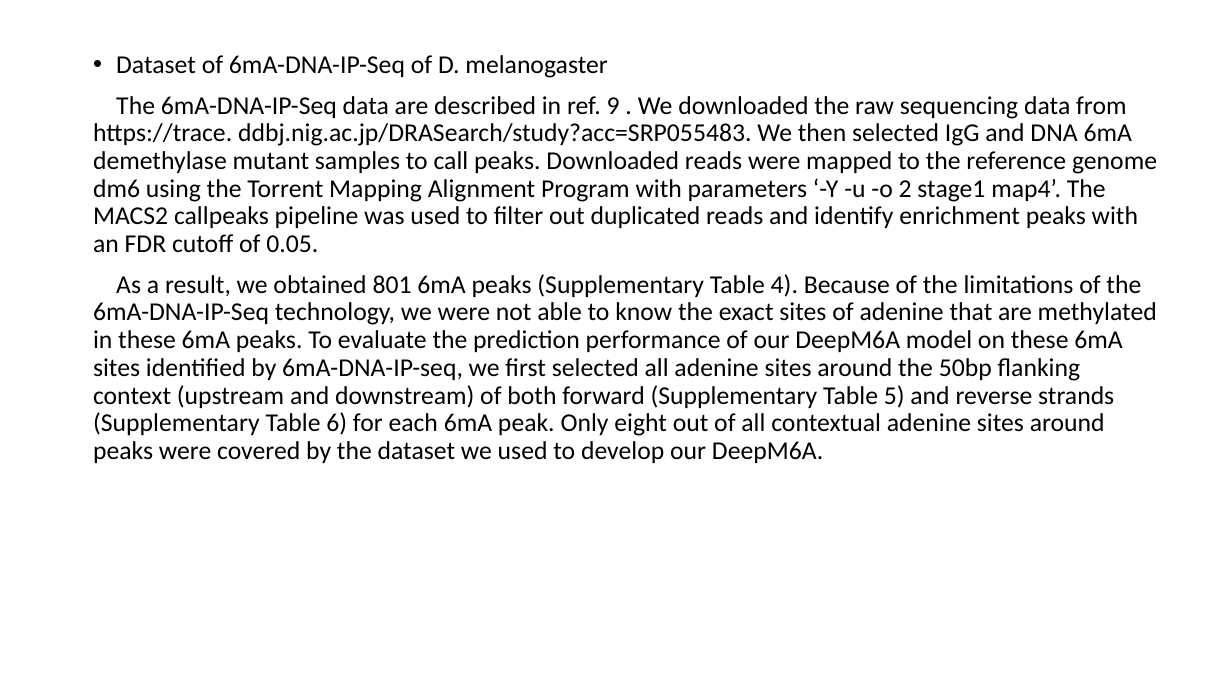
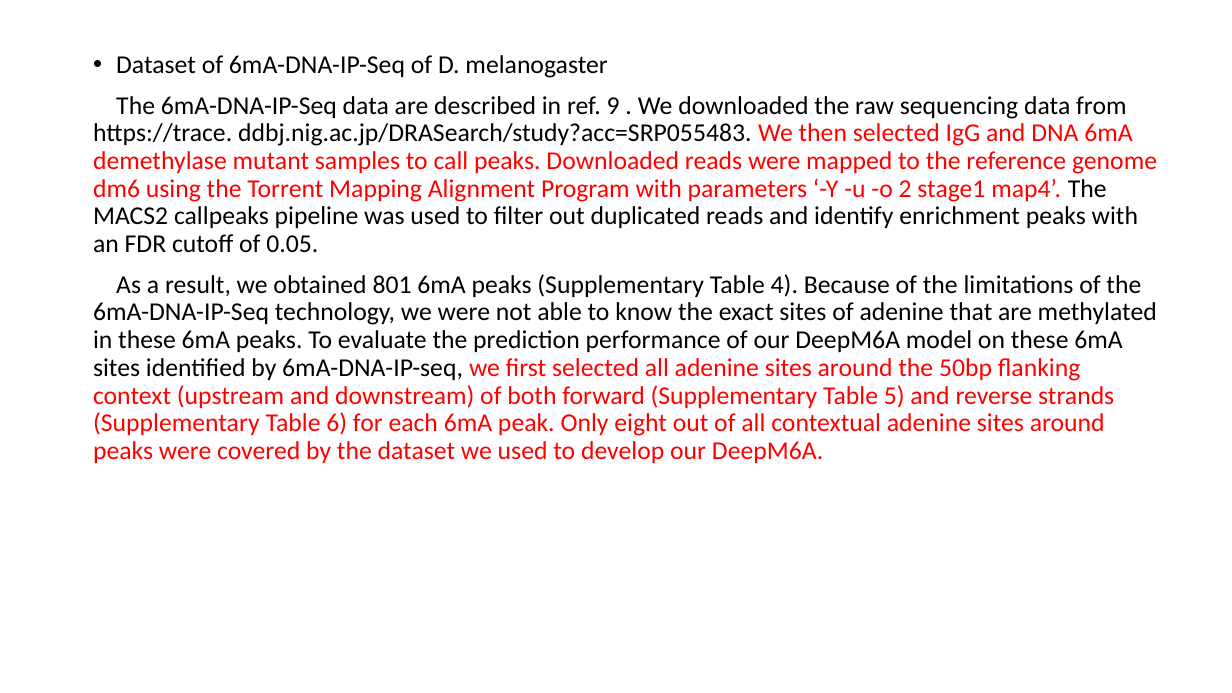
Before and after one commit to YanChengHuang/paper_implement, a slide deck: slide 14 of DeepM6A/presentation/DeepM6A_meth.pptx. Drawn at 1232x693 pixels with LibreOffice and Linux fonts; fonts in the diff are those of the drawing. Boxes give left, top, right and bottom in pixels: in the first picture for what was removed or moved away, otherwise in the second. Text is boxed around its words. In the diff, an @@ line names an element or a change of style, - is before the commit and + after.

Commit message:
add performance 0608

```diff
--- a/DeepM6A/presentation/DeepM6A_meth.pptx
+++ b/DeepM6A/presentation/DeepM6A_meth.pptx
@@ text at (93,96,1157,463): text colour #000000 to #FF0000 in "We then selected IgG and DNA 6mA ...", "we first selected all adenine sites around ..." @@
```
Also in this commit, not shown: 7 other slides changed, 2 slides added, 2 other files.
